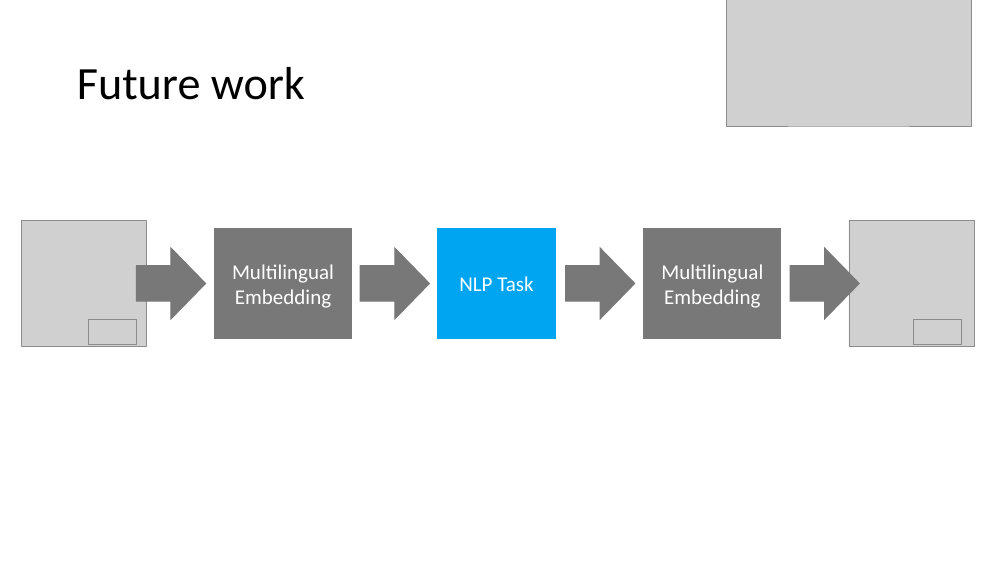
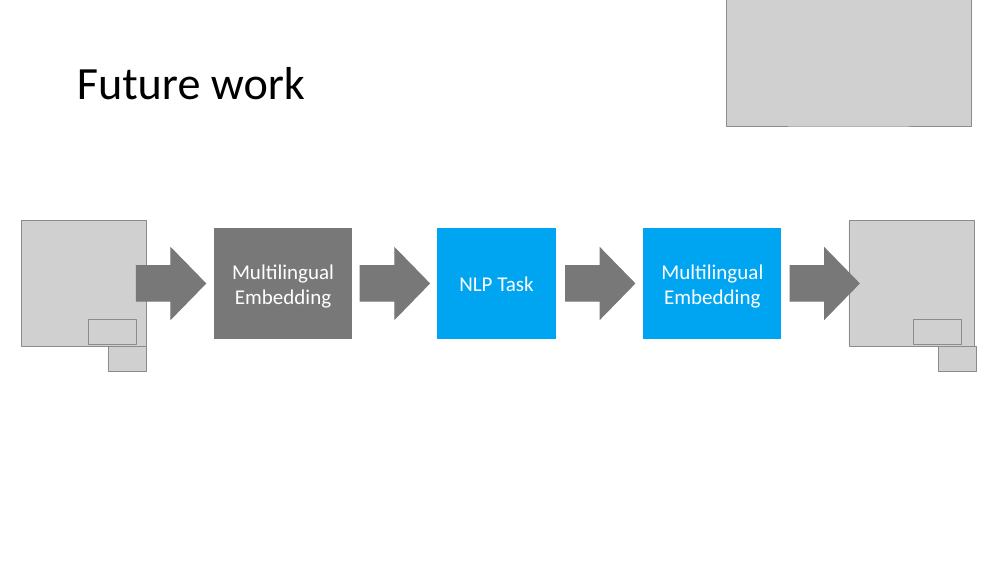
Before and after one commit to markusul/datathon_significant, a slide deck: slide 11 of Datathon_Microsoft.pptx (slide 9 before the commit). Drawn at 1008x567 pixels with LibreOffice and Linux fonts; fonts in the diff are those of the drawing; grey boxes stand for pictures. Boxes give left, top, right and bottom in pixels: in the first picture for what was removed or moved away, otherwise in the second. Text is boxed around its words. In the diff, an @@ line names an element or a change of style, - is before the commit and + after.

```diff
--- a/Datathon_Microsoft.pptx
+++ b/Datathon_Microsoft.pptx
@@ rectangle "Multilingual Embedding" at (644, 229, 781, 339): fill #787878 to #00A5F2; outline #787878 1 pt to #00A5F2 1 pt @@
@@ picture added at (109, 346, 147, 371) @@
@@ picture added at (939, 346, 977, 371) @@
```
Also in this commit, not shown: 3 other slides changed, 2 slides added.
